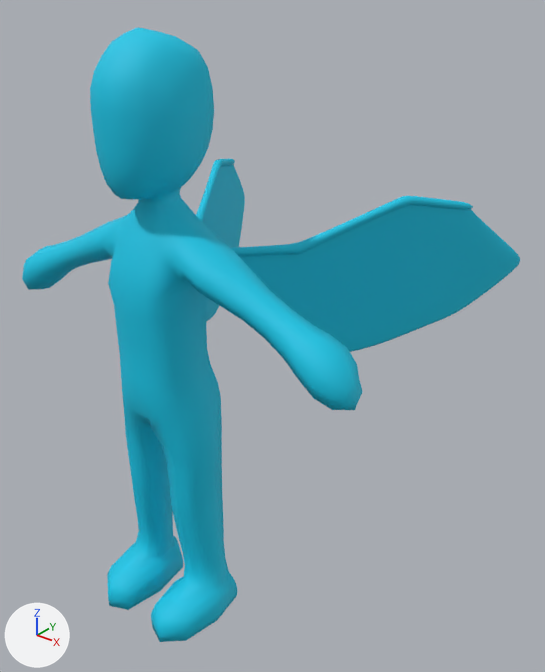
The FBX model Project/Assets/BlenderImports/AngelModel.fbx as it was, and as the next commit left it.
Camera for both pictures: a camera (50 mm lens) standing at (8.92, -7.89, 11.55) and looking at (0.36, 2.81, 4.91). The lights are fixed; the arrows at lower left show +X, +Y and +Z. Where no turn or scale is listed for an object, it has been applied to the vertices.

In view in the first picture: 'Bob'.
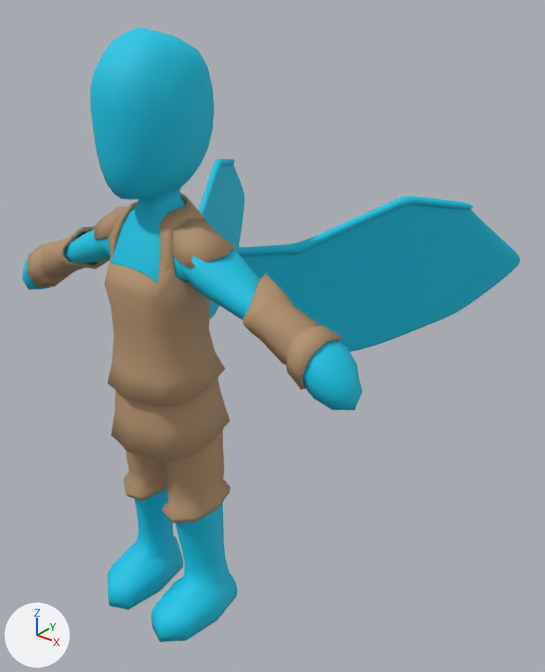
The change, as a list of edits to the scene's bpy script:
```text
Add mat_material_001:
    mat_material_001 = principled_material('Material.001')
    mat_material_001.base_color = (0.467, 0.295, 0.16)  # brown #b6946f
    mat_material_001.roughness = 0.69
Add me_mesh_003:
    me_mesh_003.from_pydata(...)  # 60 vertices, 56 faces; spans x -1.48..1.48, y -0.2..0.82, z 7.4..8.02
    me_mesh_003.materials.append(mat_material_001)  # brown #b6946f
Add me_mesh_002:
    me_mesh_002.from_pydata(...)  # 262 vertices, 266 faces; spans x -1.0..1.0, y -1.08..0.72, z -1.69..1.62
    me_mesh_002.materials.append(mat_material_001)  # brown #b6946f
Add me_mesh_004:
    me_mesh_004.from_pydata(...)  # 256 vertices, 256 faces; spans x -3.39..3.39, y -0.2..0.8, z 5.88..7.32
    me_mesh_004.materials.append(mat_material_001)  # brown #b6946f
Add me_mesh:
    me_mesh.from_pydata(...)  # 128 vertices, 128 faces; spans x -1.14..1.06, y -0.95..0.91, z -1.11..0.31
    me_mesh.materials.append(mat_material_001)  # brown #b6946f
Add me_mesh_001:
    me_mesh_001.from_pydata(...)  # 224 vertices, 224 faces; spans x -1.08..1.08, y -0.48..0.91, z 2.41..4.36
    me_mesh_001.materials.append(mat_material_001)  # brown #b6946f
Add ob_armorshoulder:
    ob_armorshoulder = bpy.data.objects.new('ArmorShoulder', me_mesh_003)
    ob_armorshoulder.location = (0.0, 0.0, 0.0)
Add ob_armorbody:
    ob_armorbody = bpy.data.objects.new('ArmorBody', me_mesh_002)
    ob_armorbody.location = (0.0, 0.27, 6.65)
Add ob_armorarm:
    ob_armorarm = bpy.data.objects.new('ArmorArm', me_mesh_004)
    ob_armorarm.location = (0.0, 0.0, 0.0)
Add ob_armorhip:
    ob_armorhip = bpy.data.objects.new('ArmorHip', me_mesh)
    ob_armorhip.location = (0.0, 0.1, 4.99)
Add ob_armorleg:
    ob_armorleg = bpy.data.objects.new('ArmorLeg', me_mesh_001)
    ob_armorleg.location = (0.0, 0.0, 0.0)
```

Pixel boxes (x1, y1, x2, y2) of what changed, in the pictures (545 x 672 px):
'ArmorBody', added (brown)
    after: (105, 193, 225, 407)
'ArmorArm', added
    after: (27, 226, 341, 390)
'ArmorHip', added (brown)
    after: (111, 378, 230, 462)
'ArmorLeg', added (brown)
    after: (124, 430, 230, 523)
'ArmorShoulder', added
    after: (94, 206, 235, 269)
